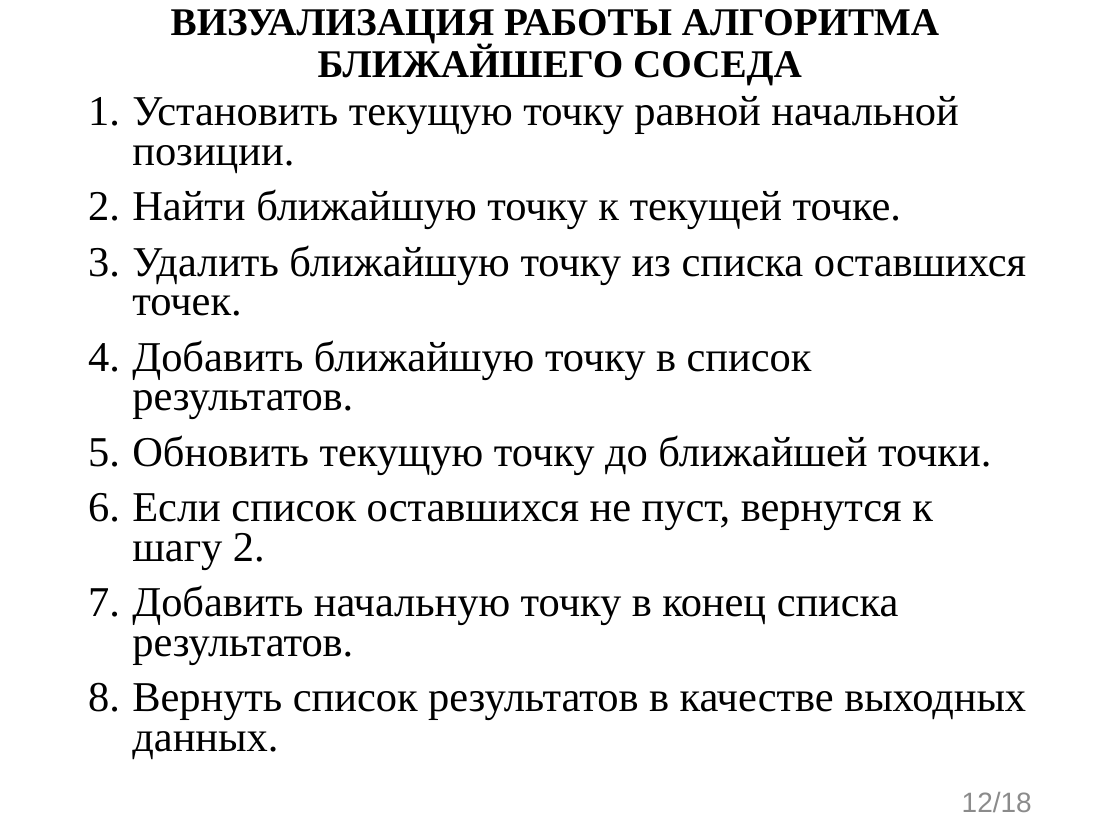
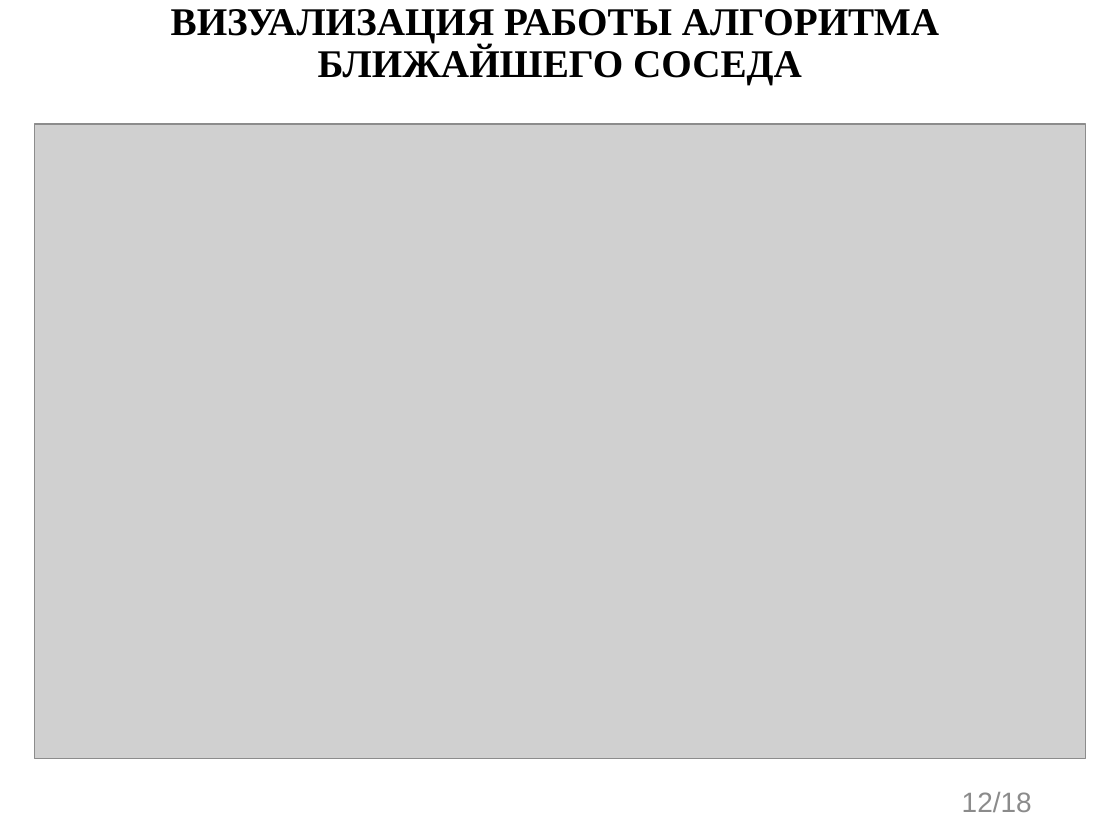
Before and after one commit to evgenkot/uav-route-calculation, a slide deck: slide 12 of doc/GQW/Raschupkin_EV_UAV_Route_Planning.pptx. Drawn at 1120x840 pixels with LibreOffice and Linux fonts; fonts in the diff are those of the drawing; grey boxes stand for pictures. Boxes give left, top, right and bottom in pixels: in the first picture for what was removed or moved away, otherwise in the second. Text is boxed around its words. In the diff, an @@ line names an element or a change of style, - is before the commit and + after.

```diff
--- a/doc/GQW/Raschupkin_EV_UAV_Route_Planning.pptx
+++ b/doc/GQW/Raschupkin_EV_UAV_Route_Planning.pptx
@@ text removed at <box>132,96,1026,760</box> @@
-1. Установить текущую точку равной начальной позиции.
-2. Найти ближайшую точку к текущей точке.
-3. Удалить ближайшую точку из списка оставшихся точек.
-4. Добавить ближайшую точку в список результатов.
-5. Обновить текущую точку до ближайшей точки.
-6. Если список оставшихся не пуст, вернутся к шагу 2.
-7. Добавить начальную точку в конец списка результатов.
-8. Вернуть список результатов в качестве выходных данных.
@@ picture added at <box>35,124,1085,759</box> @@
```
Also in this commit, not shown: 5 other slides changed, 4 slides added, 2 slides removed, 1 other file.
